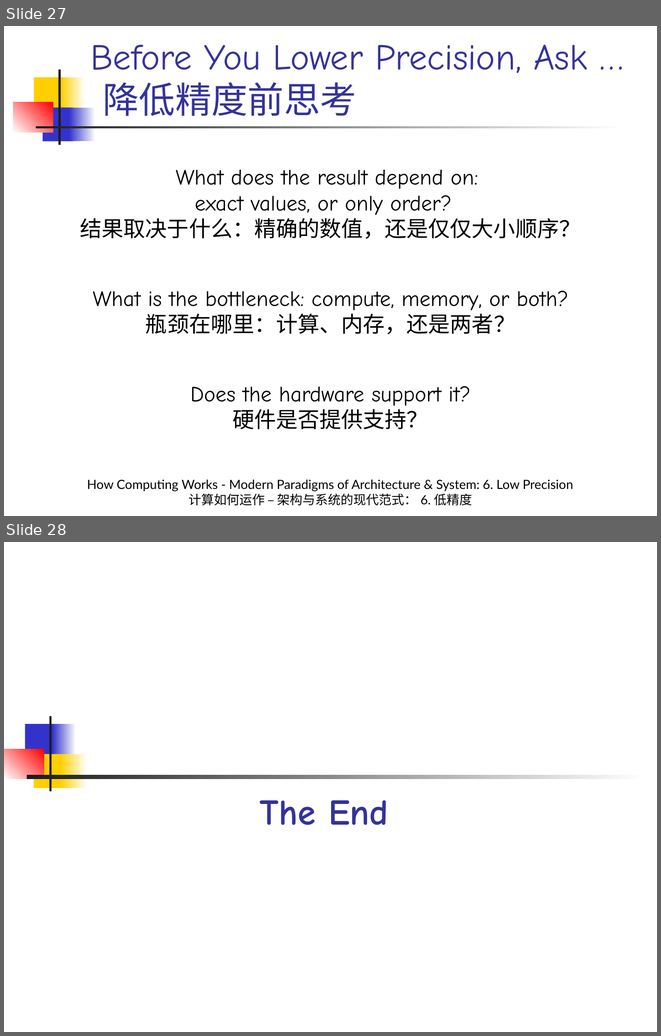
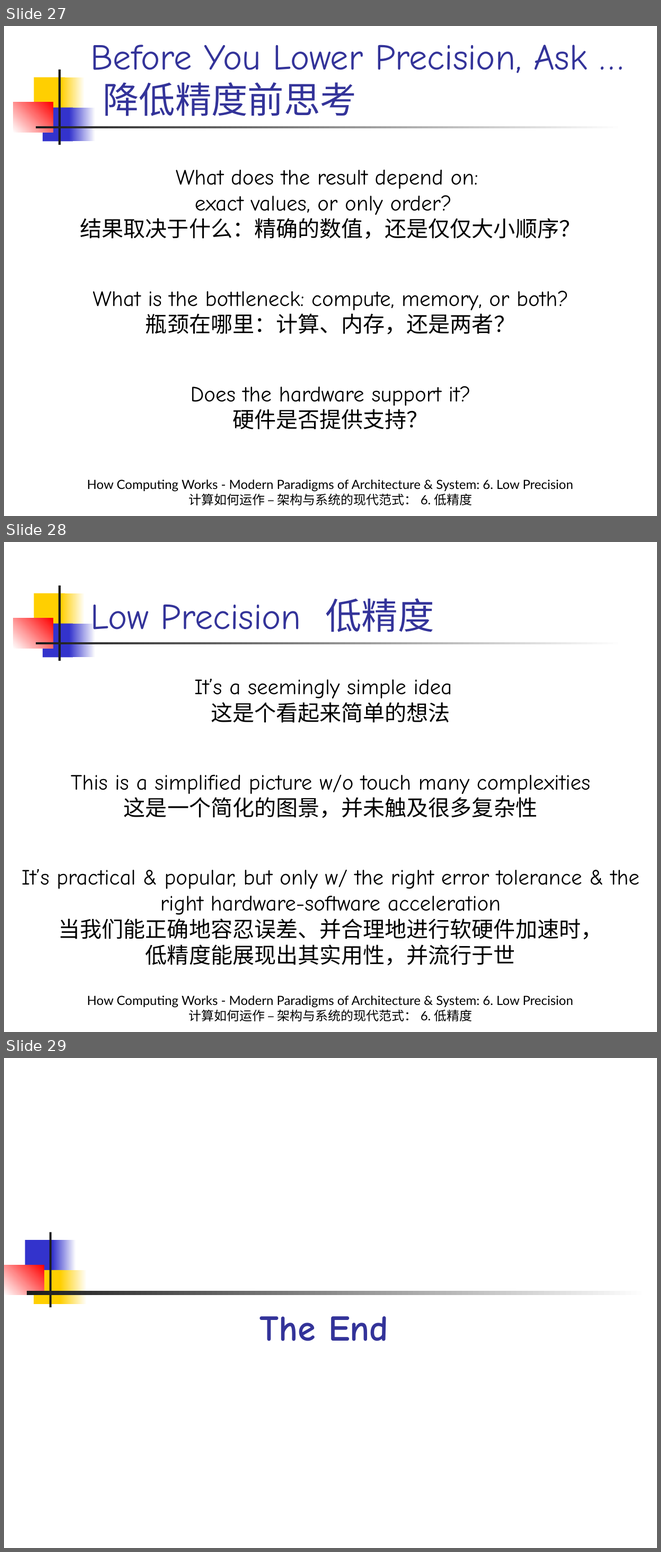
Before and after one commit to licongintel/courseMaterial, a slide deck: HCWMPA&S/Slides/6. Low Precision.pptx. Shown one above the other, each under a label of ours: slides 27 and 28 before the commit, slides 27, 28 and 29 after it. The pictures are 661x1036 and 661x1552 pixels, drawn with LibreOffice and Linux fonts; fonts in the diff are those of the drawing. Boxes give left, top, right and bottom in pixels: in the first picture for what was removed or moved away, otherwise in the second. Text is boxed around its words. In the diff, an @@ line names an element or a change of style, - is before the commit and + after.

```diff
--- a/HCWMPA&S/Slides/6. Low Precision.pptx
+++ b/HCWMPA&S/Slides/6. Low Precision.pptx
@@ slide 28 added at box(4, 542, 657, 1032), background #FFFFFF; not listed: 7 template elements that a slide beside it also shows @@
@@ title added at box(91, 598, 434, 632), 40 pt, text #333399 @@
+Low Precision 低精度
@@ text added at box(194, 678, 452, 723), 24 pt, text #000000 @@
+It’s a seemingly simple idea
+这是个看起来简单的想法
@@ text added at box(71, 775, 590, 818), 24 pt, text #000000 @@
+This is a simplified picture w/o touch many complexities
+这是一个简化的图景，并未触及很多复杂性
@@ text added at box(21, 868, 639, 965), 24 pt, text #000000 @@
+It’s practical & popular, but only w/ the right error tolerance & the right hardware-software acceleration
+当我们能正确地容忍误差、并合理地进行软硬件加速时，
+低精度能展现出其实用性，并流行于世
@@ text added at box(87, 995, 573, 1021), 14 pt, text #000000 @@
+How Computing Works - Modern Paradigms of Architecture & System: 6. Low Precision
+计算如何运作 – 架构与系统的现代范式： 6. 低精度
@@ what was slide 28 is now slide 29 @@
```
Also in this commit, not shown: 5 other files.
